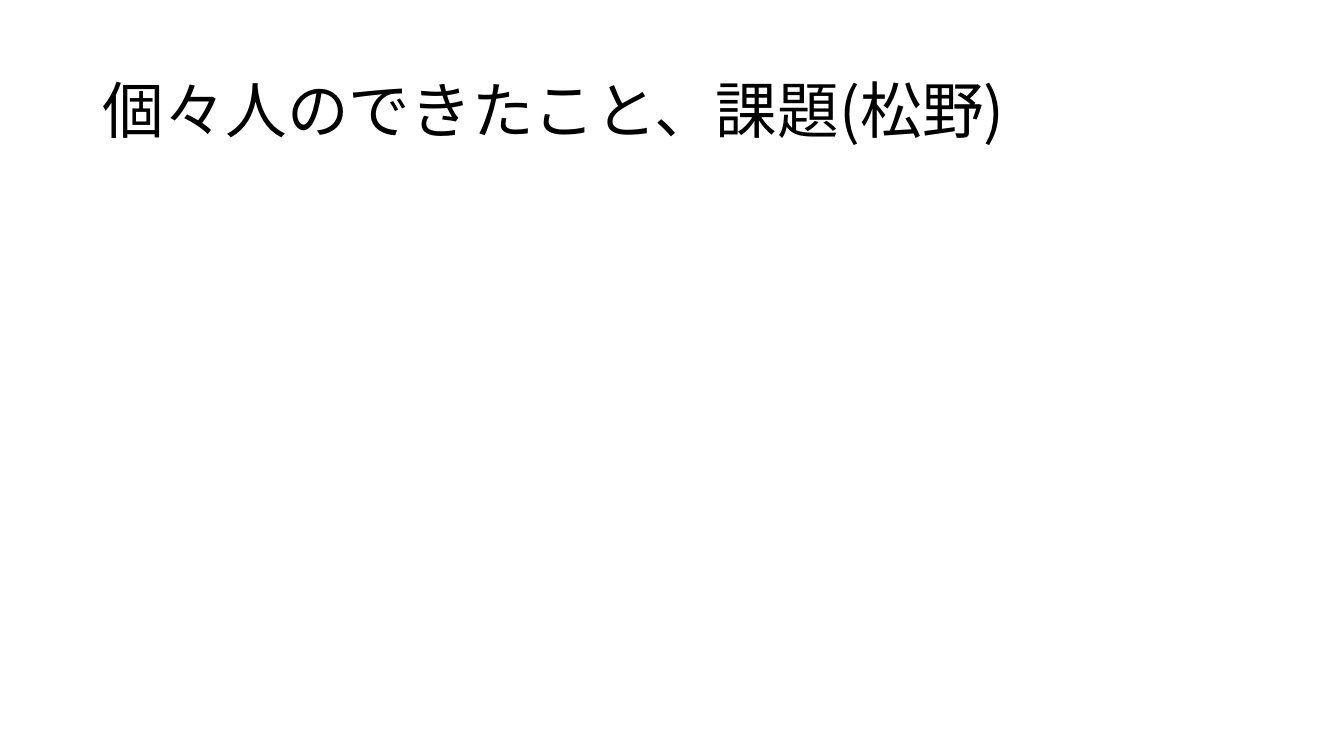
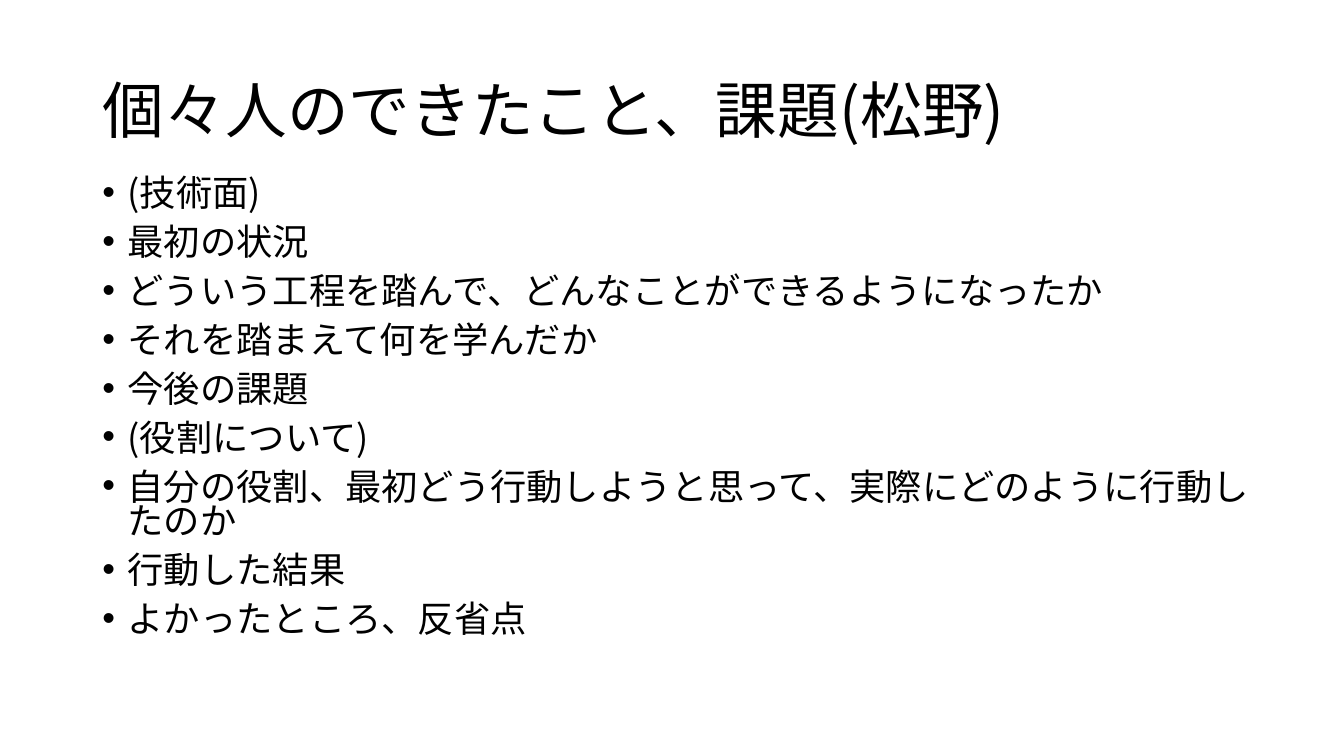
Before and after one commit to plusdojo2024/A4, a slide deck: slide 20 of doc/発表資料/発表資料.pptx. Drawn at 1344x756 pixels with LibreOffice and Linux fonts; fonts in the diff are those of the drawing. Boxes give left, top, right and bottom in pixels: in the first picture for what was removed or moved away, otherwise in the second. Text is boxed around its words. In the diff, an @@ line names an element or a change of style, - is before the commit and + after.

```diff
--- a/doc/発表資料/発表資料.pptx
+++ b/doc/発表資料/発表資料.pptx
@@ text added at (128, 175, 1249, 635), 25.9 pt, text #000000 @@
+• (技術面)
+• 最初の状況
+• どういう工程を踏んで、どんなことができるようになったか
+• それを踏まえて何を学んだか
+• 今後の課題
+• (役割について)
+• 自分の役割、最初どう行動しようと思って、実際にどのように行動したのか
+• 行動した結果
+• よかったところ、反省点
```
Also in this commit, not shown: 5 other slides changed, 1 slide added, 2 other files.
